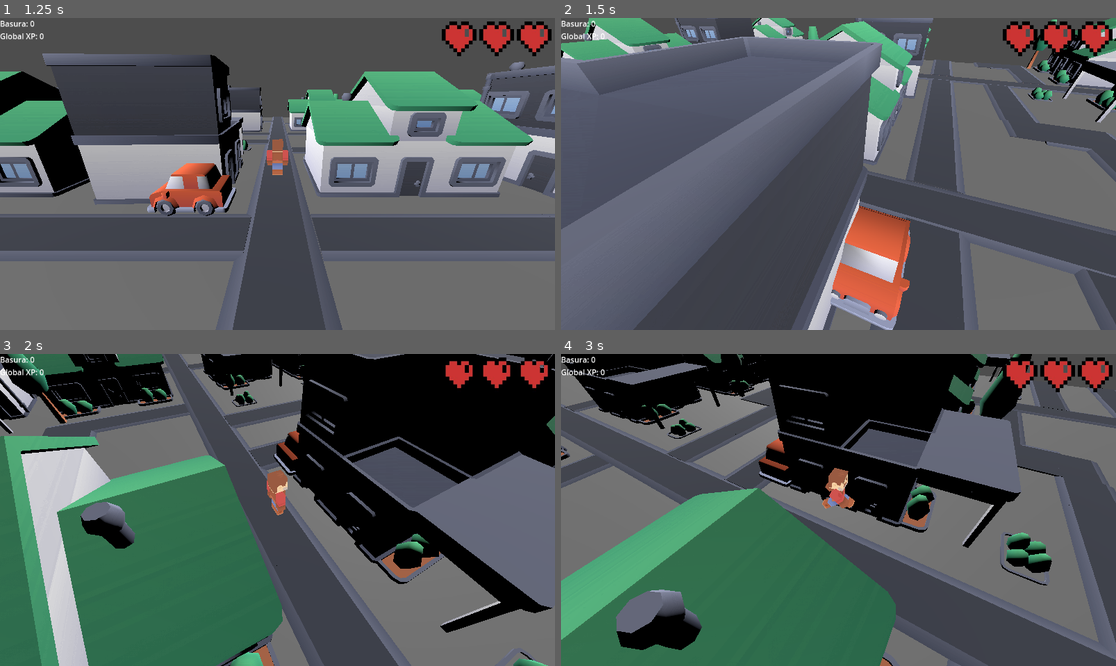
Above: before the commit, frames 1-4 (two rows, left to right).
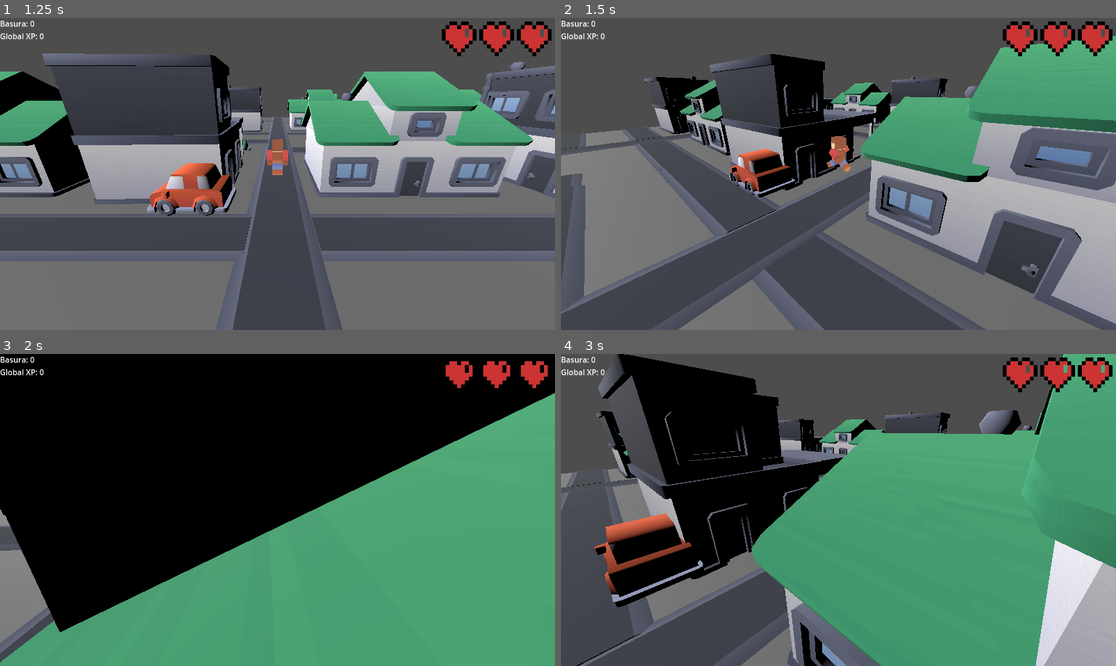
Above: after the commit, the same moments.

Repository: Ilesandres/game-recolections
Game: Godot game, scene res://src/UI/MainMenu.tscn
Same seed, same stepped clock (60 frames per second), same inputs: the game is played once before the commit and once after it.
Inputs (mouse positions are in pixels of both pictures, inside the frame that each line leads up to):
- Up to frame 1 (1.25 s): click "Jugar" at 0.5 s
- Up to frame 2 (1.5 s): move the mouse to (960, 158) at 1.27 s; hold Right (ui_right) from 1.28 s (still down); click (960, 158) at 1.42 s
- Up to frame 3 (2 s): keep holding Right (ui_right)
- Up to frame 4 (3 s): move the mouse to (727, 525) at 2.02 s; release Right (ui_right) at 2.03 s; hold Down (ui_down) 2.03-2.78 s; click (727, 525) at 2.17 s; move the mouse to (894, 441) at 2.77 s; hold Right (ui_right) from 2.78 s (still down); click (894, 441) at 2.92 s

Frame 1 is identical in both runs. In frame 2, 69% of the frame differs, in the area x 0-100%, y 0-100%; in frame 3, 80%; in frame 4, 90%.

Commit message:
agregar evento de mouse para movimiento de camara

Diff:
--- a/Player.gd
+++ b/Player.gd
@@ -8,6 +8,18 @@
 const CAMERA_SMOOTH_SPEED = 5.0
 const ROTATION_SMOOTH_SPEED = 10.0
 
+
+var mouse_rotation_delta_x := 0.0
+var mouse_sensitivity := 0.015
+func _input(event):
+	if event is InputEventMouseMotion and Input.get_mouse_mode() == Input.MOUSE_MODE_CAPTURED:
+		mouse_rotation_delta_x += -event.relative.x * mouse_sensitivity
+	elif event is InputEventMouseButton:
+		if event.button_index == MOUSE_BUTTON_RIGHT and event.pressed:
+			Input.set_mouse_mode(Input.MOUSE_MODE_CAPTURED)
+		elif event.button_index == MOUSE_BUTTON_RIGHT and not event.pressed:
+			Input.set_mouse_mode(Input.MOUSE_MODE_VISIBLE)
+
 var is_sliding = false
 var slide_timer = 0.0
 const SLIDE_DURATION = 0.8
@@ -57,6 +69,10 @@
 
 
 func _physics_process(delta: float):
+	if Input.get_mouse_mode() == Input.MOUSE_MODE_CAPTURED:
+		rotate_y(mouse_rotation_delta_x)
+		mouse_rotation_delta_x = 0.0
+
 	if not is_on_floor():
 		velocity.y -= GRAVITY * delta
 
@@ -73,34 +89,26 @@
 	input_dir = input_dir.normalized()
 
 	if not is_taking_damage:
-
 		var movement_vector = Vector3.ZERO
-
 		if input_dir != Vector3.ZERO:
-			var basis = visuals_node.global_transform.basis
-
+			var basis = global_transform.basis
 			movement_vector = basis * input_dir
-
 			movement_vector.y = 0
 			movement_vector = movement_vector.normalized()
-
 			velocity.x = movement_vector.x * SPEED
 			velocity.z = movement_vector.z * SPEED
-
-			var target_transform = visuals_node.global_transform.looking_at(
-				global_position + movement_vector,
-				Vector3.UP,
-				true
-			)
-
-			visuals_node.global_transform.basis = visuals_node.global_transform.basis.slerp(
-				target_transform.basis,
-				delta * ROTATION_SMOOTH_SPEED
-			)
-
+			if Input.get_mouse_mode() != Input.MOUSE_MODE_CAPTURED:
+				var target_transform = visuals_node.global_transform.looking_at(
+					global_position + movement_vector,
+					Vector3.UP,
+					true
+				)
+				visuals_node.global_transform.basis = visuals_node.global_transform.basis.slerp(
+					target_transform.basis,
+					delta * ROTATION_SMOOTH_SPEED
+				)
 			if not is_sliding:
 				play_animation("walk")
-
 		elif is_on_floor():
 			velocity.x = 0.0
 			velocity.z = 0.0
@@ -112,18 +120,14 @@
 		velocity.z = 0.0
 
 	var visual_back_direction = -visuals_node.global_transform.basis.z.normalized()
-
 	var camera_offset = Vector3(0, 2, 6)
 	var target_camera_position = global_position
-
 	target_camera_position += visual_back_direction * camera_offset.z
 	target_camera_position.y += camera_offset.y
-
 	camera_boom.global_position = camera_boom.global_position.lerp(
 		target_camera_position,
 		delta * CAMERA_SMOOTH_SPEED
 	)
-
 	camera_boom.look_at(global_position, Vector3.UP)
 
 	handle_jump_and_slide()
